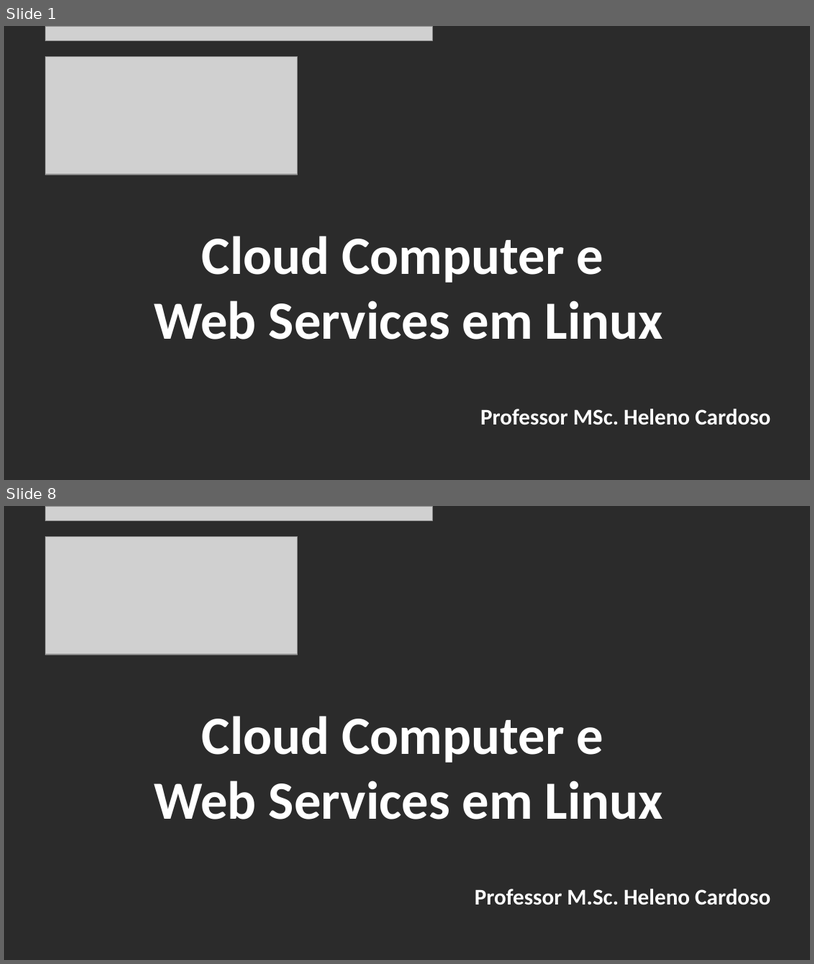
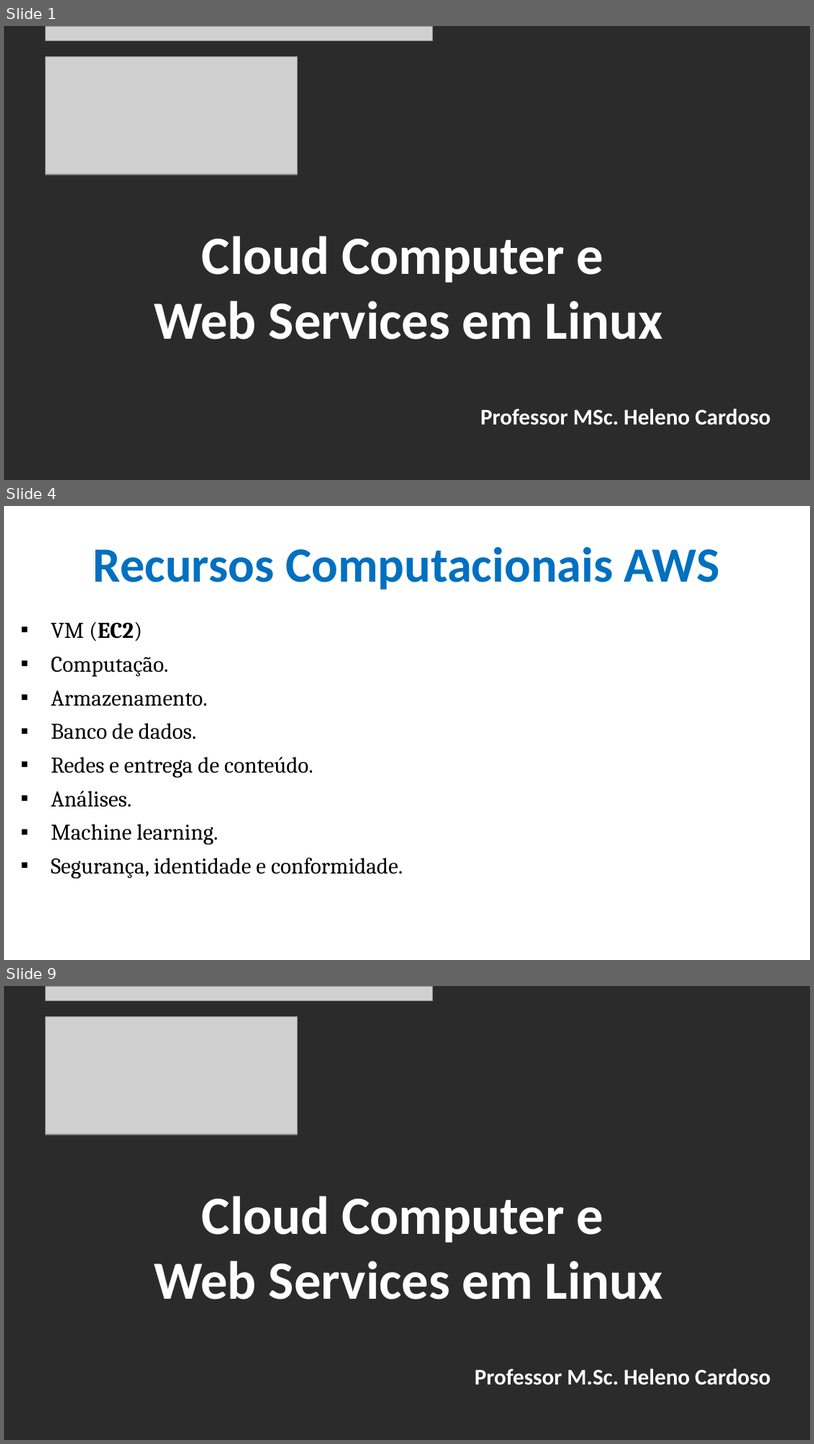
Before and after one commit to CloudEducationBrazil/WydenComputacaoNuvemWebServicesLinux, a slide deck: 01 Classes/Aula 06 - Computação em Nuvem e Web Services em Linux Cloud AWS.pptx. Shown one above the other, each under a label of ours: slides 1 and 8 before the commit, slides 1, 4 and 9 after it; the slides between them are not shown. The pictures are 814x964 and 814x1444 pixels, drawn with LibreOffice and Linux fonts; fonts in the diff are those of the drawing; grey boxes stand for pictures; background and template pictures are left out; a plain dark background stands for a picture behind light text. Boxes give left, top, right and bottom in pixels: in the first picture for what was removed or moved away, otherwise in the second. Text is boxed around its words. In the diff, an @@ line names an element or a change of style, - is before the commit and + after.

```diff
--- a/01 Classes/Aula 06 - Computação em Nuvem e Web Services em Linux Cloud AWS.pptx
+++ b/01 Classes/Aula 06 - Computação em Nuvem e Web Services em Linux Cloud AWS.pptx
@@ slide 4 added at bbox=[4, 506, 810, 960], background picture (left out) @@
@@ title added at bbox=[93, 547, 720, 590], 44 pt, text #0070C0, bold @@
+Recursos Computacionais AWS
@@ text added at bbox=[51, 622, 403, 878], 20 pt, text #000000 @@
+▪ VM (EC2)
+▪ Computação.
+▪ Armazenamento.
+▪ Banco de dados.
+▪ Redes e entrega de conteúdo.
+▪ Análises.
+▪ Machine learning.
+▪ Segurança, identidade e conformidade.
@@ what was slide 8 is now slide 9 @@
```
Also in this commit, not shown: 6 slides changed, 3 other files.
